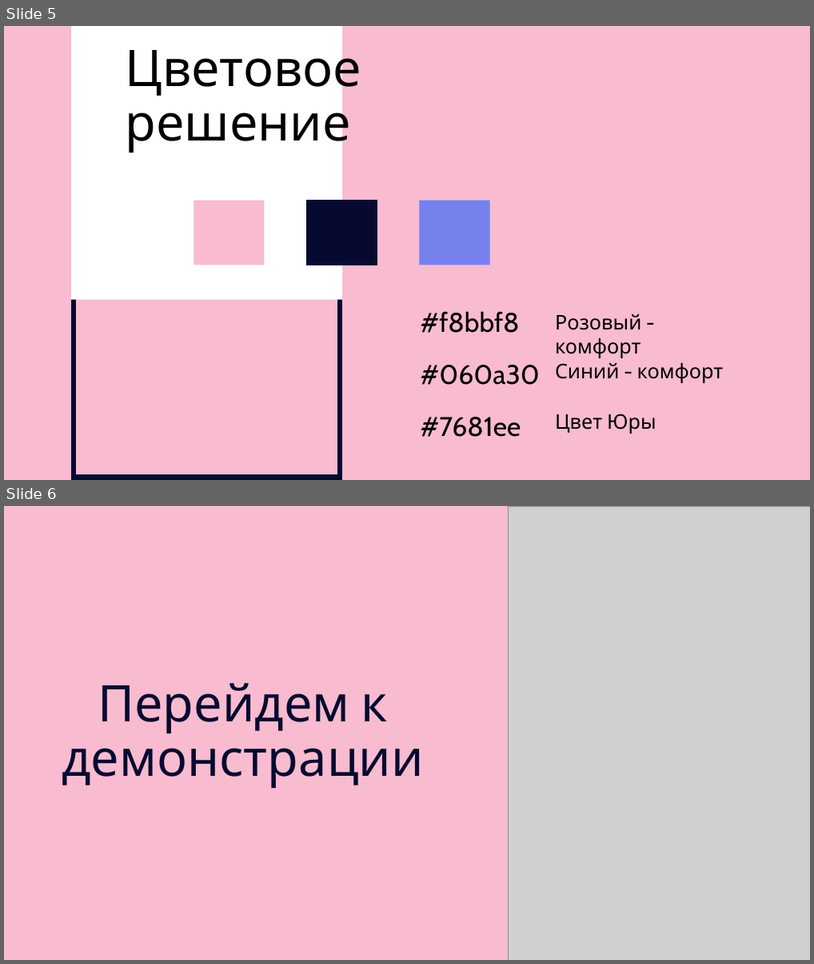
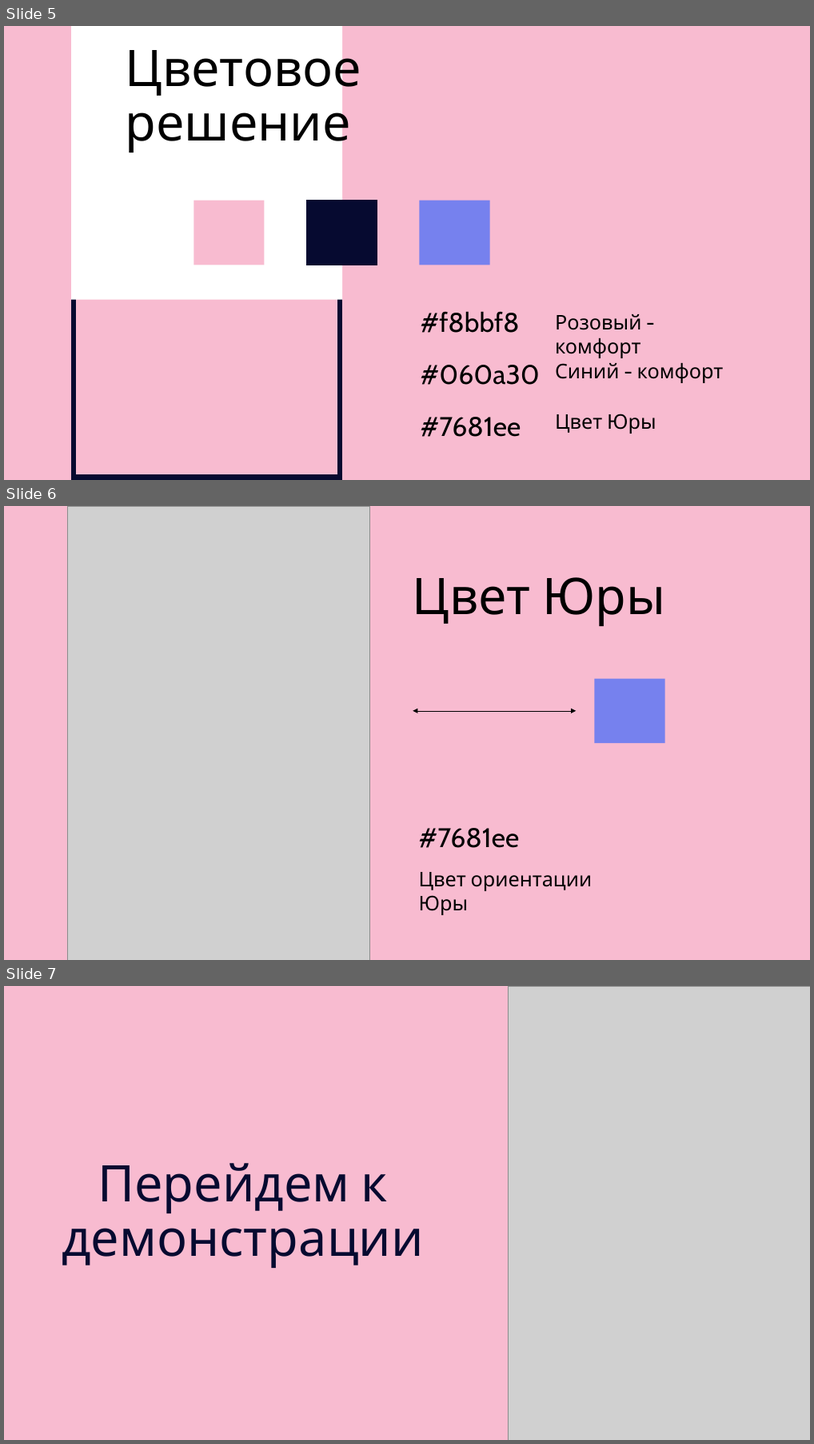
Before and after one commit to Liss-veta/UP03, a slide deck: Lisa.pptx. Shown one above the other, each under a label of ours: slides 5 and 6 before the commit, slides 5, 6 and 7 after it. The pictures are 814x964 and 814x1444 pixels, drawn with LibreOffice and Linux fonts; fonts in the diff are those of the drawing; grey boxes stand for pictures. Boxes give left, top, right and bottom in pixels: in the first picture for what was removed or moved away, otherwise in the second. Text is boxed around its words. In the diff, an @@ line names an element or a change of style, - is before the commit and + after.

Commit message:
Доделанная презентация

```diff
--- a/Lisa.pptx
+++ b/Lisa.pptx
@@ slide 6 added at (4,506,810,960), background #F8BBD0 @@
@@ picture added at (67,506,370,960) @@
@@ title added at (412,577,666,626), 60 pt, text #000000 @@
+Цвет Юры
@@ rectangle added at (595,679,666,743), fill #7681EE @@
@@ double arrow added from (413, 711) to (576, 711), #000000 0.5 pt @@
@@ text added at (419,828,520,848), 32 pt, text #000000 @@
+#7681ee
@@ text added at (419,872,593,915), 24 pt, text #000000 @@
+Цвет ориентации Юры
@@ what was slide 6 is now slide 7 @@
```
